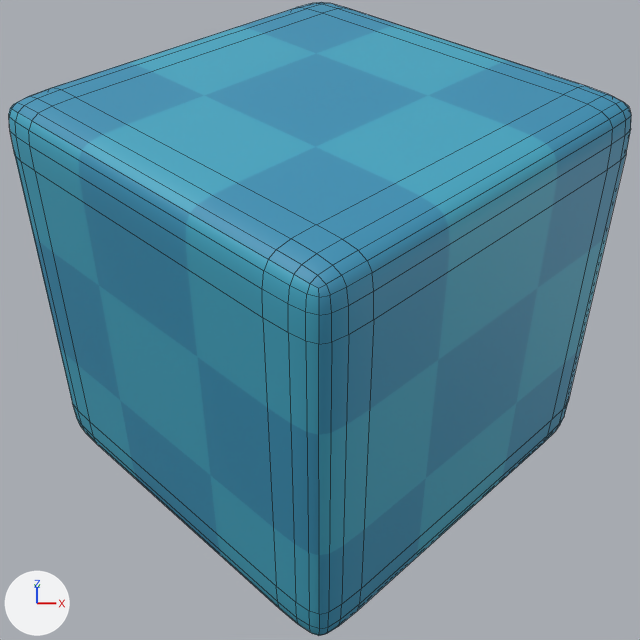
An edit to the Blender file assets/raw_assets/scene/favicon.blend, drawn before and after from the same camera.
Camera for both pictures: the file's camera 'Camera'. The axes (+X, +Y, +Z) are drawn at lower left. The lights are the same throughout. Mesh edges are drawn as thin lines.

Before the edit, the objects in view are built like this:
```python
me_cube_005 = bpy.data.meshes.new('Cube.005')
me_cube_005.from_pydata(...)  # 296 vertices, 294 faces; spans x -0.499..0.499, y -0.499..0.499, z -0.499..0.499
me_cube_005.polygons.foreach_set('use_smooth', [True] * 294)
me_cube_005.materials.append(mat_floor_001)
ob_static = bpy.data.objects.new('static', me_cube_005)
ob_static.location = (0.0, 0.0, 0.0)
ob_static.rotation_euler = (0.0, 0.0, -0.785)  # degrees (0, 0, -45)
ob_static.scale = (3.86, 3.86, 3.86)
```
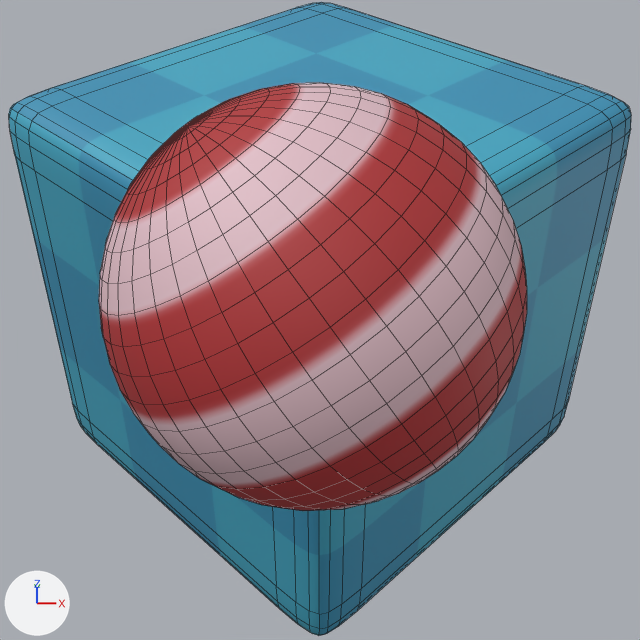
The newer file is also rescaled (x1.606), turned or shifted as a whole; pictures and numbers use the older file's frame.

The change, as JSON lines over the scene's bpy script:
```json
{"op": "add", "block": "img_ball_png", "code": ["img_ball_png = load_image('ball.png', 'ball.png', 128, 128, 'sRGB')"]}
{"op": "add", "block": "mat_ball", "code": ["mat_ball = principled_material('ball')", "mat_ball.texture = img_ball_png", "mat_ball.roughness = 0.652", "mat_ball.specular_ior_level = 0.766"]}
{"op": "add", "block": "me_sphere_002", "code": ["me_sphere_002 = bpy.data.meshes.new('Sphere.002')", "me_sphere_002.from_pydata(...)  # a UV sphere (36 segments, 24 rings, poles along z) spanning x -0.0245..0.0245, y -0.0245..0.0245, z -0.0245..0.0245", "me_sphere_002.polygons.foreach_set('use_smooth', [True] * 864)", "me_sphere_002.materials.append(mat_ball)  # picture img_ball_png"]}
{"op": "add", "block": "ob_ball", "code": ["ob_ball = bpy.data.objects.new('ball', me_sphere_002)", "ob_ball.location = (-0.03, -3.697, 2.582)", "ob_ball.rotation_euler = (-0.14, -0.584, 0.00531)  # degrees (-8, -33, 0.3)", "ob_ball.scale = (38.3, 38.3, 38.3)"]}
```

Boxes (x1, y1, x2, y2) around the edits, measured in the pictures (640 x 640 px):
```json
{"object": "ball", "change": "added", "after": [99, 82, 527, 511]}
```
